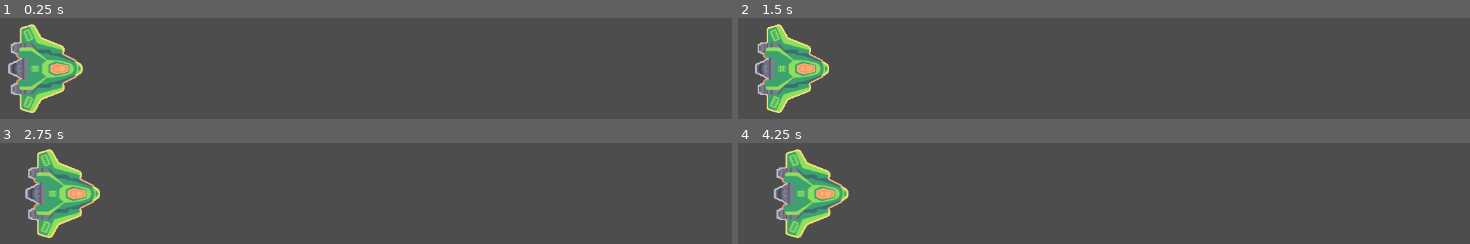
Above: before the commit, frames 1-4 (two rows, left to right).
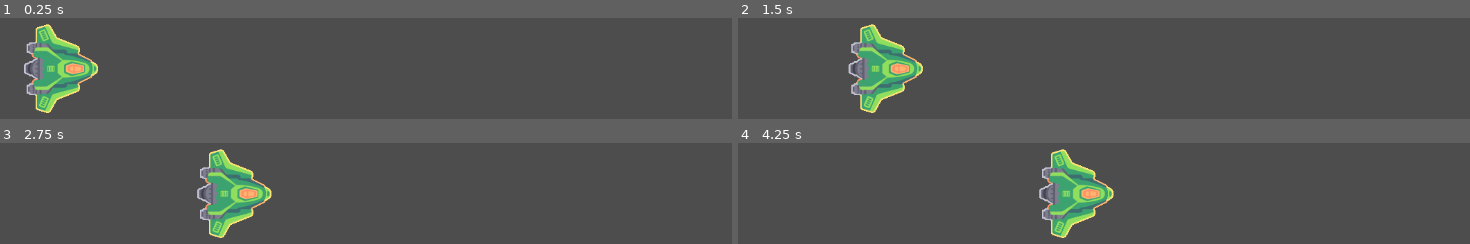
Above: after the commit, the same moments.

Repository: GDQuest/GDPractice
Game: Godot game, scene res://main.tscn
Same seed, same stepped clock (60 frames per second), same inputs: the game is played once before the commit and once after it.
Inputs:
- Up to frame 1 (0.25 s): no input
- Up to frame 2 (1.5 s): no input
- Up to frame 3 (2.75 s): no input
- Up to frame 4 (4.25 s): no input

The runs differ from the first frame. In frame 1, 6.5% of the frame differs, in the area x 1-14%, y 5-95%; in frame 2, 10%; in frame 3, 10%; in frame 4, 10%, in the area x 4-52%, y 5-95%.

Commit message:
feat: add diff build solution

Diff:
--- a/main.gd
+++ b/main.gd
@@ -5,7 +5,9 @@
 
 
 func _ready() -> void:
-	check("01.making_ship_move")
+	var dir_name := "01.making_ship_move"
+	build(dir_name)
+	check(dir_name)
 
 
 func check(dir_name: StringName) -> void:
@@ -19,9 +21,26 @@
 	var solution_scene := load(SOLUTIONS_DIR.path_join(dir_name).path_join(scene_name))
 	var solution: Node = solution_scene.instantiate()
 	add_child(solution)
+	solution.visible = false
 
 	var test_script := load(SOLUTIONS_DIR.path_join(dir_name).path_join("".join(base_name + PackedStringArray(["_test.gd"]))))
 	var test: Node = test_script.new()
 	add_child(test)
 	await test.setup(practice, solution)
 	await test.run()
+
+
+func build(dir_name: StringName) -> void:
+	var base_name := dir_name.split(".").slice(1)
+	var scene_name := "".join(base_name + PackedStringArray([".tscn"]))
+	var solution_scene := load(SOLUTIONS_DIR.path_join(dir_name).path_join(scene_name))
+	var solution: Node = solution_scene.instantiate()
+
+	var diff_path := SOLUTIONS_DIR.path_join(dir_name).path_join("".join(base_name + PackedStringArray(["_diff.gd"])))
+	if FileAccess.file_exists(diff_path):
+		var diff := load(diff_path)
+		diff.run(solution)
+
+	var scene := PackedScene.new()
+	if scene.pack(solution) == OK:
+		ResourceSaver.save(scene, "res://test.tscn")
--- a/practices/01.making_ship_move/making_ship_move.gd
+++ b/practices/01.making_ship_move/making_ship_move.gd
@@ -1,7 +1,7 @@
 extends Sprite2D
 
-var velocity := 10 * Vector2.RIGHT # var velocity := Vector2.ZERO
+var velocity := 100 * Vector2.RIGHT
 
 
 func _process(delta: float) -> void:
-	position += delta * velocity # position
+	position += delta * velocity
--- /dev/null
+++ b/solutions/01.making_ship_move/making_ship_move_diff.gd
@@ -0,0 +1,2 @@
+static func run(solution: Node) -> void:
+	solution.position.x = 240
--- a/solutions/01.making_ship_move/making_ship_move_test.gd
+++ b/solutions/01.making_ship_move/making_ship_move_test.gd
@@ -2,17 +2,10 @@
 
 const ERR := 1e-3
 
-var test_space: Array[Dictionary] = []
-
 
 func setup(practice: Node, solution: Node) -> void:
-	super(practice, solution)
 	solution.velocity = practice.velocity
-
-	await get_tree().create_timer(1.0).timeout
-	get_tree().physics_frame.connect(populate_test_space)
-	await get_tree().create_timer(1.0).timeout
-	get_tree().physics_frame.disconnect(populate_test_space)
+	await super(practice, solution)
 
 
 func populate_test_space() -> void:
--- a/solutions/test.gd
+++ b/solutions/test.gd
@@ -10,6 +10,8 @@
 	false: "red",
 }
 
+var test_space: Array[Dictionary] = []
+
 var practice: Node = null
 var solution: Node = null
 
@@ -18,6 +20,13 @@
 	self.practice = practice
 	self.solution = solution
 
+	if self.has_method("populate_test_space"):
+		var populate_test_space := Callable(self, "populate_test_space")
+		await get_tree().create_timer(1.0).timeout
+		get_tree().physics_frame.connect(populate_test_space)
+		await get_tree().create_timer(1.0).timeout
+		get_tree().physics_frame.disconnect(populate_test_space)
+
 
 func run() -> void:
 	for d in get_method_list().filter(func(x: Dictionary) -> bool: return x.name.begins_with(PREFIX)):
